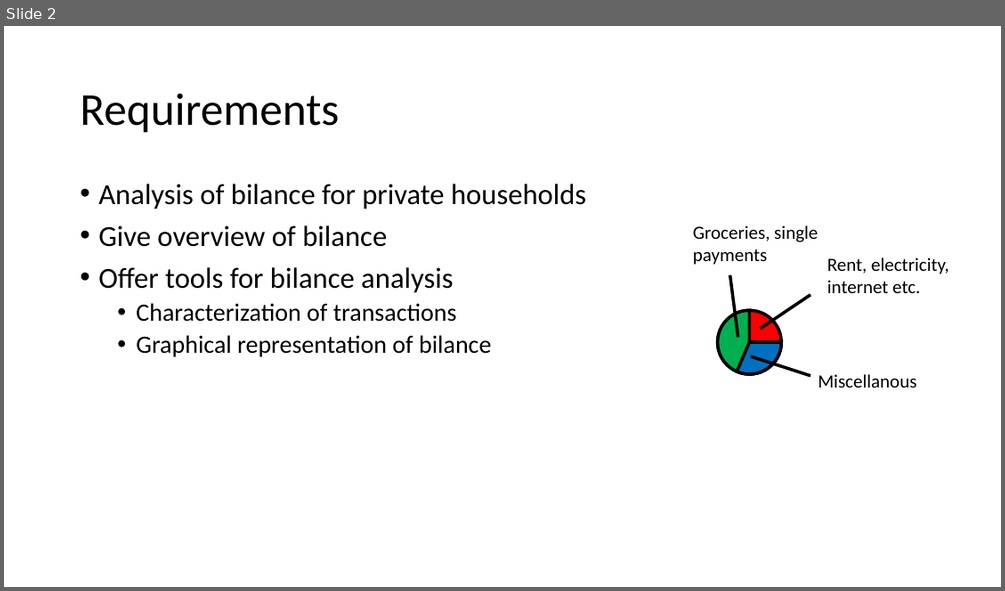
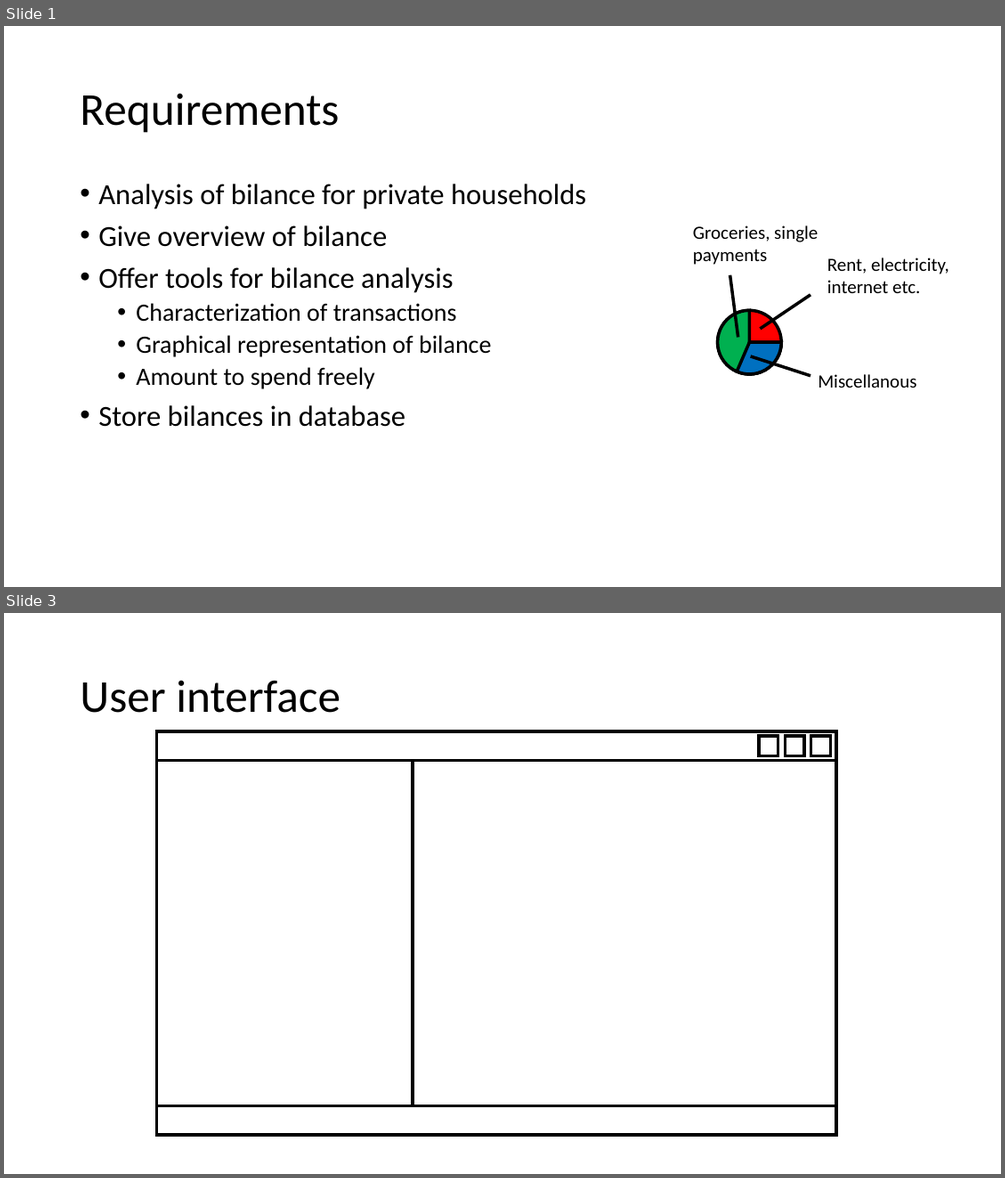
Before and after one commit to matthiaskaw/financemanager, a slide deck: financemanager_drawings.pptx. Shown one above the other, each under a label of ours: slide 2 before the commit, slides 1 and 3 after it; the slides between them are not shown. The pictures are 1005x591 and 1005x1178 pixels, drawn with LibreOffice and Linux fonts; fonts in the diff are those of the drawing. Boxes give left, top, right and bottom in pixels: in the first picture for what was removed or moved away, otherwise in the second. Text is boxed around its words. In the diff, an @@ line names an element or a change of style, - is before the commit and + after.

```diff
--- a/financemanager_drawings.pptx
+++ b/financemanager_drawings.pptx
@@ slide 3 added at (4, 613, 1001, 1174), background #FFFFFF @@
@@ title added at (80, 680, 340, 713), 44 pt, text #000000 @@
+User interface
@@ rectangle added at (156, 731, 836, 1135), fill #FFFFFF, outline #000000 3 pt @@
@@ rectangle added at (156, 731, 836, 761), fill #FFFFFF, outline #000000 3 pt @@
@@ rectangle added at (760, 736, 778, 755), fill #FFFFFF, outline #000000 3 pt @@
@@ rectangle added at (785, 736, 805, 755), fill #FFFFFF, outline #000000 3 pt @@
@@ rectangle added at (811, 736, 830, 755), fill #FFFFFF, outline #000000 3 pt @@
@@ rectangle added at (156, 761, 413, 1106), fill #FFFFFF, outline #000000 3 pt @@
@@ rectangle added at (413, 761, 836, 1106), fill #FFFFFF, outline #000000 3 pt @@
@@ rectangle added at (156, 1106, 836, 1135), fill #FFFFFF, outline #000000 3 pt @@
@@ what was slide 2 is now slide 1 @@
@@ slide 1 changed as well @@
@@ text at (98, 367, 405, 426): paragraphs added @@
+  • Amount to spend freely
+• Store bilances in database
```
Also in this commit, not shown: 1 other slide added, 3 slides removed, 10 other files.
